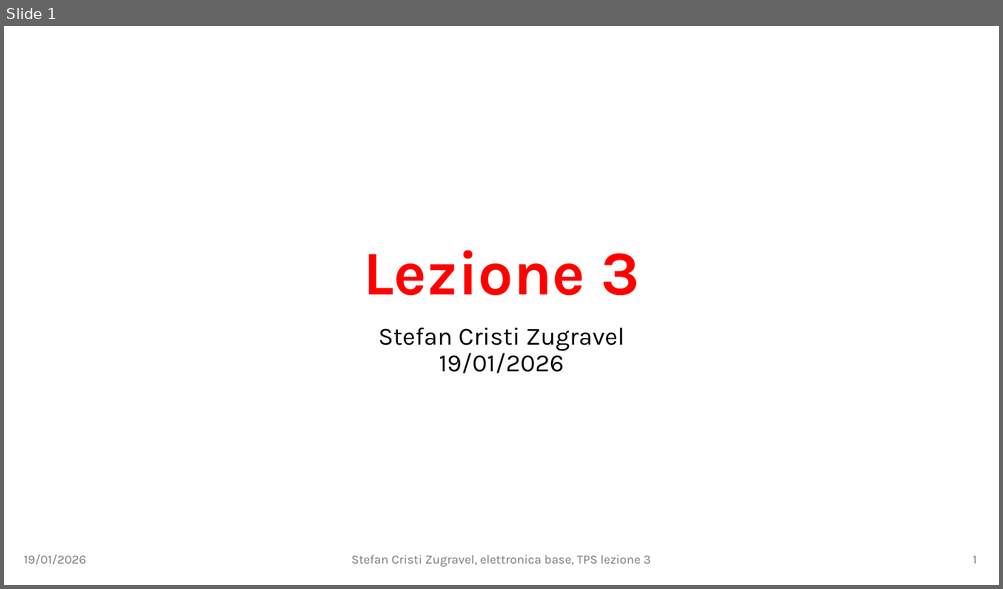
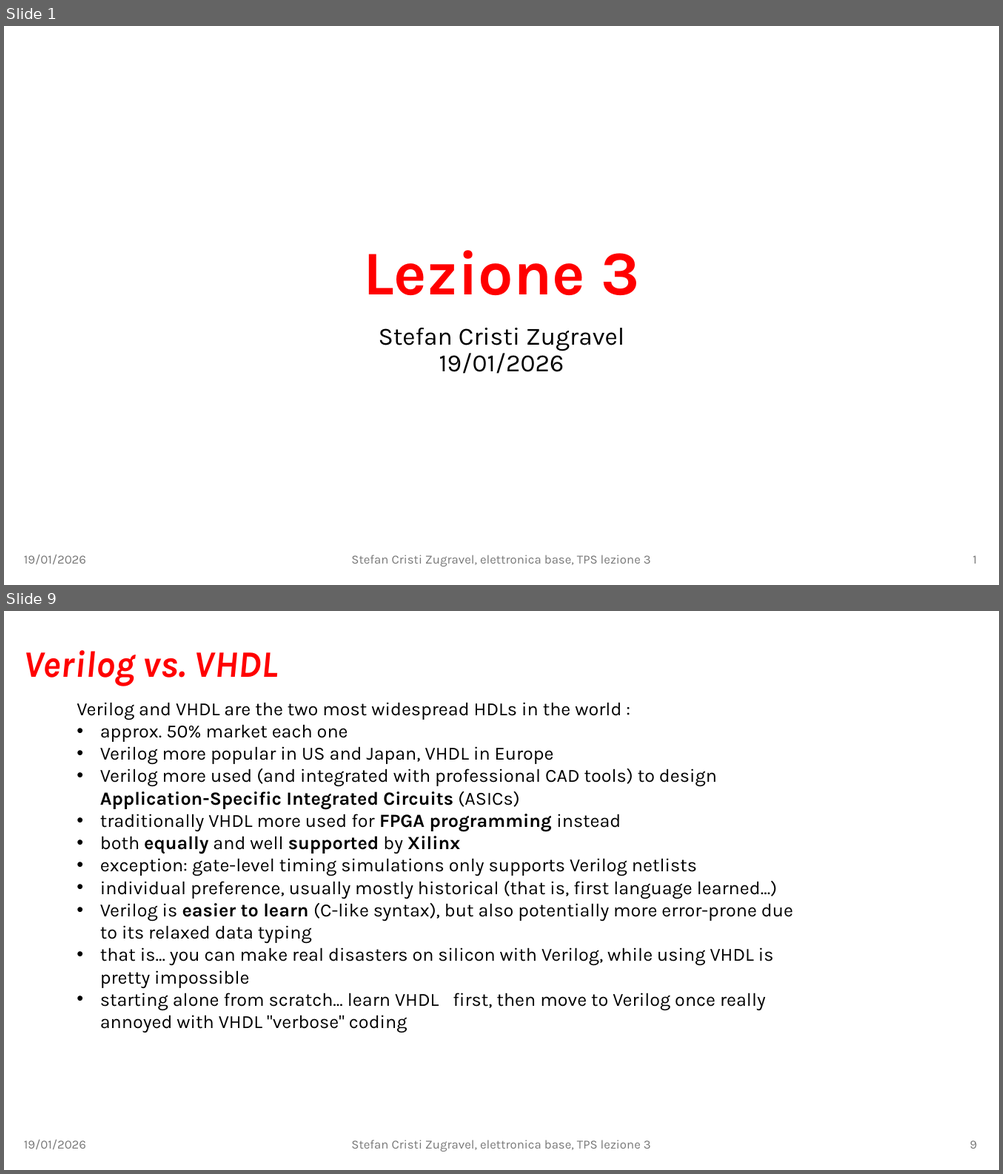
Before and after one commit to stefan-zugravel/elettronica_base, a slide deck: slides/lezione3.pptx. Shown one above the other, each under a label of ours: slide 1 before the commit, slides 1 and 9 after it; the slides between them are not shown. The pictures are 1003x589 and 1003x1174 pixels, drawn with LibreOffice and Linux fonts; fonts in the diff are those of the drawing. Boxes give left, top, right and bottom in pixels: in the first picture for what was removed or moved away, otherwise in the second. Text is boxed around its words. In the diff, an @@ line names an element or a change of style, - is before the commit and + after.

```diff
--- a/slides/lezione3.pptx
+++ b/slides/lezione3.pptx
@@ slide 9 added at bbox=[4, 611, 999, 1170], background #FFFFFF @@
@@ title added at bbox=[24, 650, 278, 686], 36 pt, text #FF0000, bold, italic @@
+Verilog vs. VHDL
@@ text added at bbox=[77, 702, 793, 1034], 18 pt, text #000000 @@
+Verilog and VHDL are the two most widespread HDLs in the world :
+• approx. 50% market each one
+• Verilog more popular in US and Japan, VHDL in Europe
+• Verilog more used (and integrated with professional CAD tools) to design Application-Specific Integrated Circuits (ASICs)
+• traditionally VHDL more used for FPGA programming instead
+• both equally and well supported by Xilinx
+• exception: gate-level timing simulations only supports Verilog netlists
+• individual preference, usually mostly historical (that is, first language learned...)
+• Verilog is easier to learn (C-like syntax), but also potentially more error-prone due to its relaxed data typing
+• that is... you can make real disasters on silicon with Verilog, while using VHDL is pretty impossible
+• starting alone from scratch... learn VHDL first, then move to Verilog once really annoyed with VHDL "verbose" coding
@@ text added at bbox=[24, 1140, 86, 1150], 12 pt, text #797979 @@
+19/01/2026
@@ text added at bbox=[351, 1140, 651, 1152], 12 pt, text #797979 @@
+Stefan Cristi Zugravel, elettronica base, TPS lezione 3
@@ page number added at bbox=[970, 1141, 977, 1149], 12 pt, text #797979 @@
+9
```
Also in this commit, not shown: 44 other slides added.
